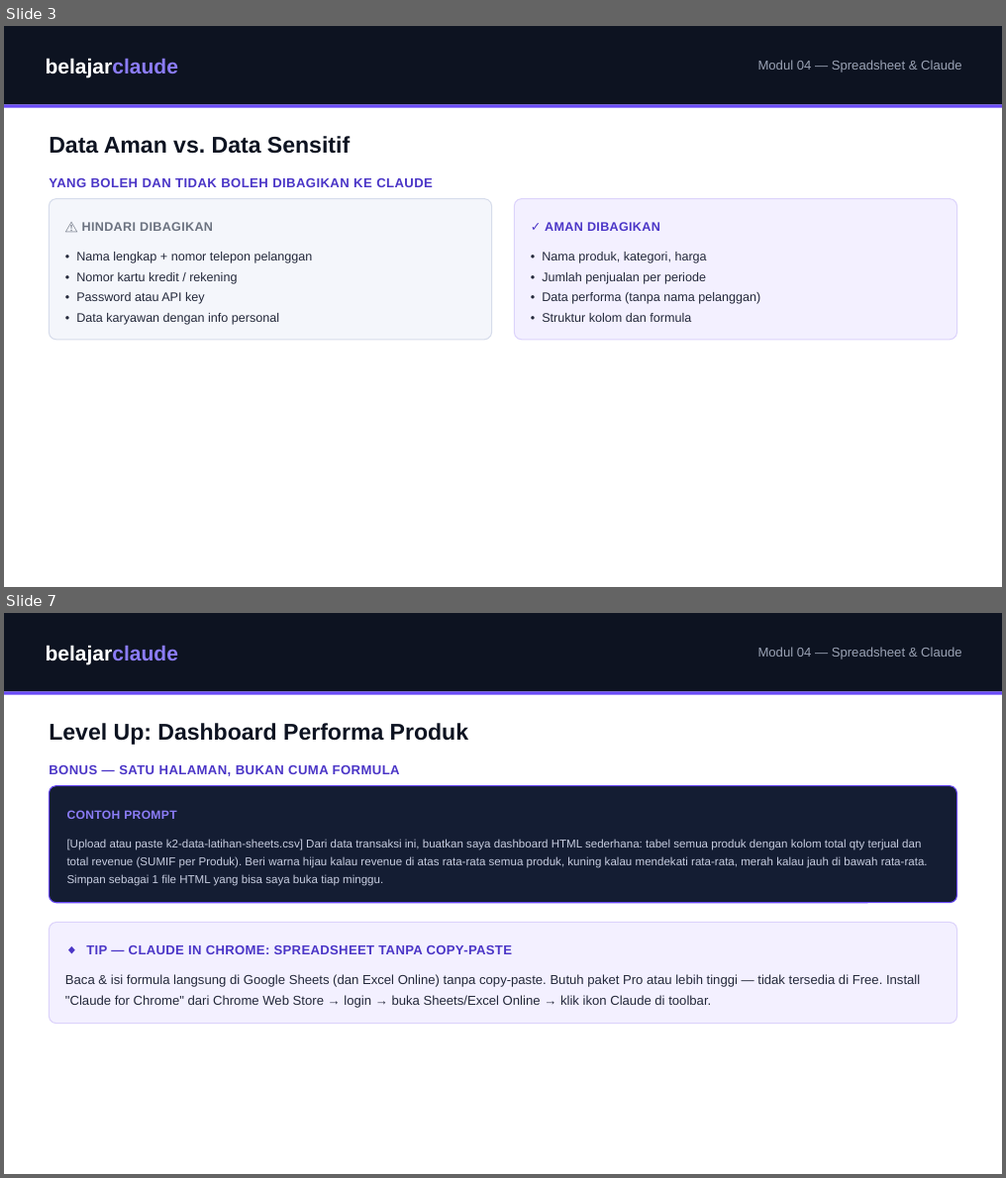
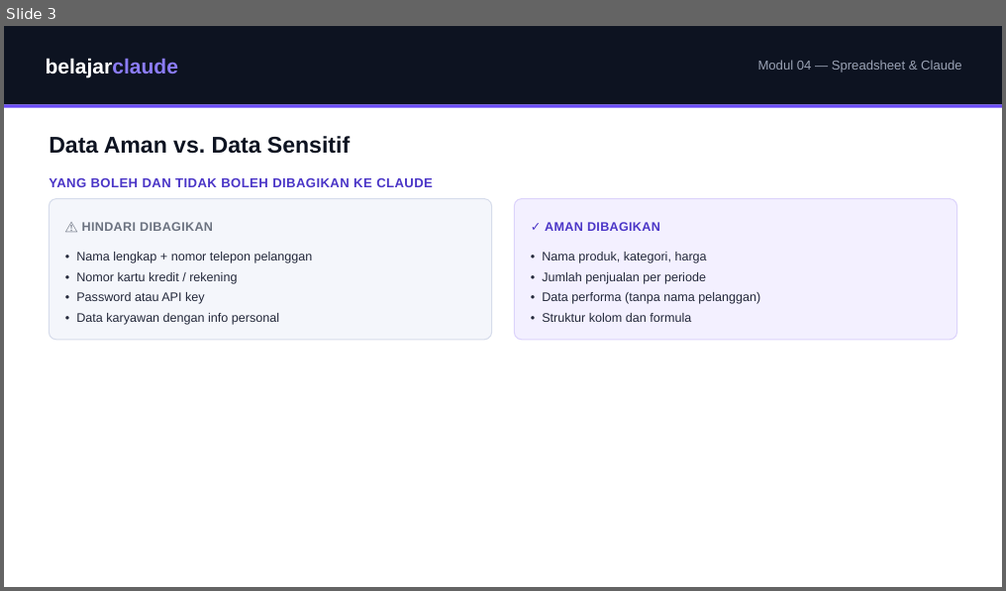
Before and after one commit to juliautomo/belajar-claude, a slide deck: K2-Produktivitas/M04-Google-Sheets/K2-M04-Google-Sheets.pptx. Shown one above the other, each under a label of ours: slides 3 and 7 before the commit, slide 3 after it; the slides between them are not shown. The pictures are 1006x1178 and 1006x591 pixels, drawn with LibreOffice and Linux fonts; fonts in the diff are those of the drawing. Boxes give left, top, right and bottom in pixels: in the first picture for what was removed or moved away, otherwise in the second. Text is boxed around its words. In the diff, an @@ line names an element or a change of style, - is before the commit and + after.

Commit message:
K2 M4: merge Alur Prompt into Latihan with concrete download/upload/drag-drop steps, remove Level Up Dashboard section, restyle Apps Script menu list from numbered steps to plain tier cards (they're menu items, not sequential steps), relocate Claude in Chrome tip to bottom

```diff
--- a/K2-Produktivitas/M04-Google-Sheets/K2-M04-Google-Sheets.pptx
+++ b/K2-Produktivitas/M04-Google-Sheets/K2-M04-Google-Sheets.pptx
@@ slide 7 removed at [4,613,1002,1174], background #FFFFFF @@
@@ rectangle removed at [4,613,1002,691] @@
@@ text removed at [46,645,178,664] @@
-belajarclaude
@@ text removed at [758,647,962,660] @@
-Modul 04 — Spreadsheet & Claude
@@ rectangle removed at [4,691,1002,694] @@
@@ text removed at [49,723,468,745] @@
-Level Up: Dashboard Performa Produk
@@ text removed at [49,765,400,776] @@
-BONUS — SATU HALAMAN, BUKAN CUMA FORMULA
@@ rounded rectangle removed at [49,786,957,903] @@
@@ text removed at [67,810,176,819] @@
-CONTOH PROMPT
@@ text removed at [67,839,928,886] @@
-[Upload atau paste k2-data-latihan-sheets.csv] Dari data transaksi ini, buatkan saya dashboard HTML sederhana: tabel semua produk dengan kolom total qty terjual dan total revenue (SUMIF per Produk). Beri warna hijau kalau revenue di atas rata-rata semua produk, kuning kalau mendekati rata-rata, merah kalau jauh di bawah rata-rata. Simpan sebagai 1 file HTML yang bisa saya buka tiap minggu.
@@ rounded rectangle removed at [49,922,957,1023] @@
@@ text removed at [86,946,512,955] @@
-◆ TIP — CLAUDE IN CHROME: SPREADSHEET TANPA COPY-PASTE
@@ text removed at [65,974,920,1008] @@
-Baca & isi formula langsung di Google Sheets (dan Excel Online) tanpa copy-paste. Butuh paket Pro atau lebih tinggi — tidak tersedia di Free. Install "Claude for Chrome" dari Chrome Web Store → login → buka Sheets/Excel Online → klik ikon Claude di toolbar.
```
Also in this commit, not shown: 2 slides changed, 1 slide added, 1 other slide removed, 1 other file.
